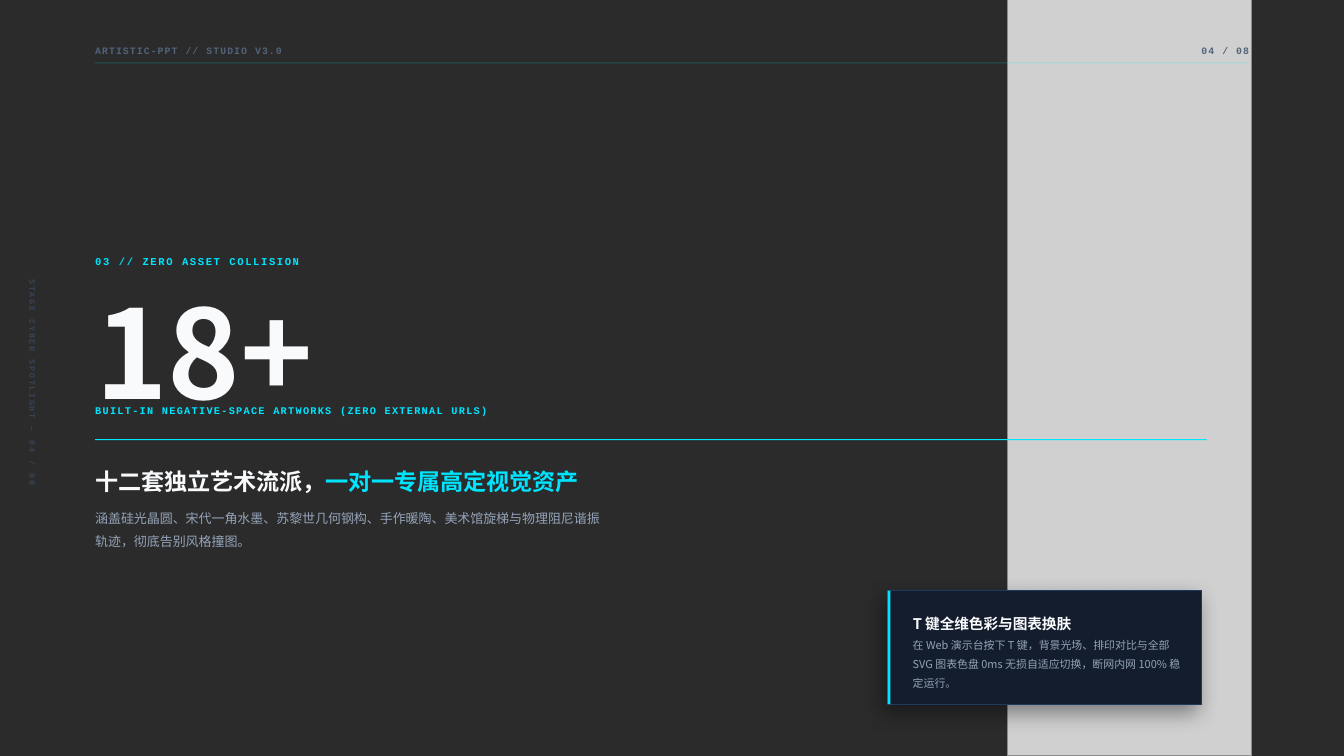
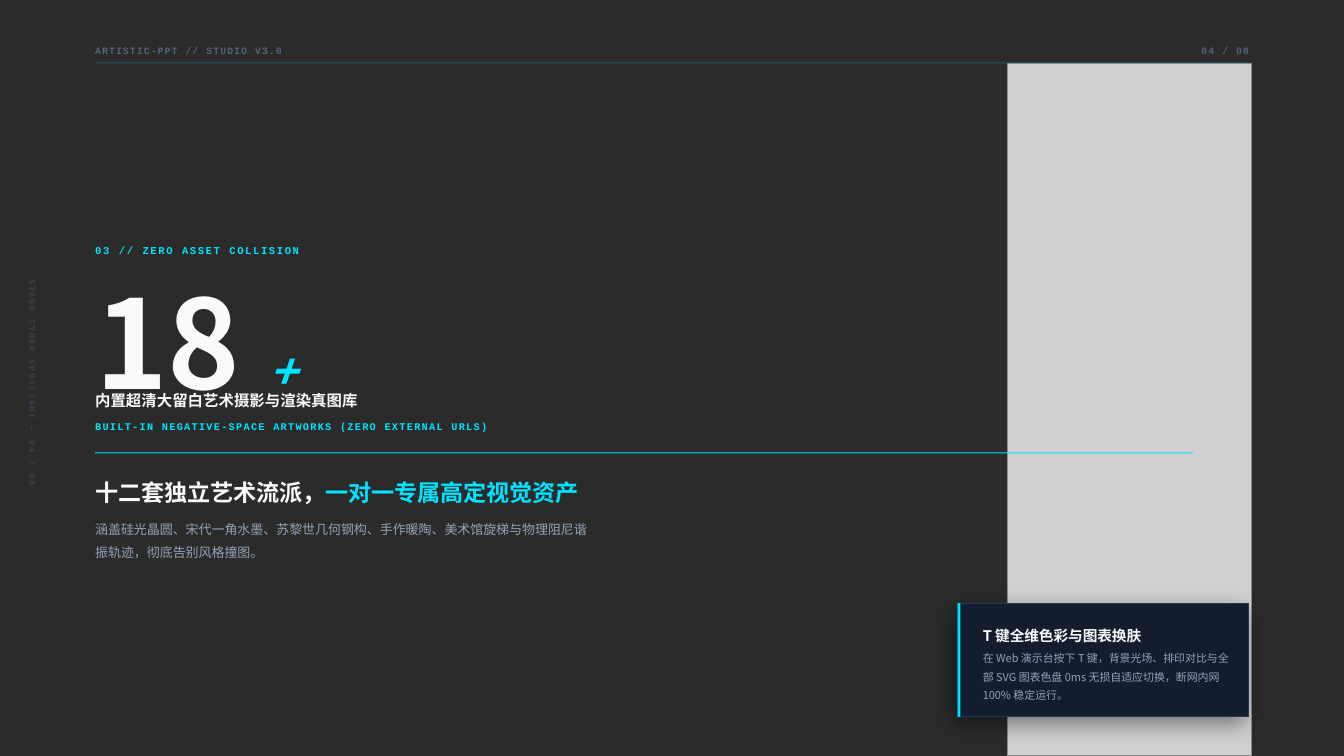
Before and after one commit to tian-yu200/artistic-ppt-studio, a slide deck: slide 4 of demo/artistic-ppt-demo.pptx. Drawn at 1344x756 pixels with LibreOffice and Linux fonts; fonts in the diff are those of the drawing; grey boxes stand for pictures; background and template pictures are left out; a plain dark background stands for a picture behind light text. Boxes give left, top, right and bottom in pixels: in the first picture for what was removed or moved away, otherwise in the second. Text is boxed around its words. In the diff, an @@ line names an element or a change of style, - is before the commit and + after.

```diff
--- a/demo/artistic-ppt-demo.pptx
+++ b/demo/artistic-ppt-demo.pptx
@@ picture: place and size @@
-picture at (1008,0,1252,756)
+picture at (1008,63,1252,756)
@@ text "03 // ZERO ASSET COLLISION": place and size @@
-text "03 // ZERO ASSET COLLISION" at (95,258,299,265)
+text "03 // ZERO ASSET COLLISION" at (95,247,299,254)
@@ text at (95,296,240,408): spaces changed @@
-18+
+18 +
@@ text "BUILT-IN NEGATIVE-SPACE ARTWORKS (ZERO EXTERNAL ...": place and size @@
-text "BUILT-IN NEGATIVE-SPACE ARTWORKS (ZERO EXTERNAL ..." at (95,407,487,416)
+text "BUILT-IN NEGATIVE-SPACE ARTWORKS (ZERO EXTERNAL ..." at (95,423,487,432)
@@ text added at (95,393,357,408), 11 pt, text #F8FAFC, bold @@
+内置超清大留白艺术摄影与渲染真图库
@@ rectangle: place and size @@
-rectangle at (95,440,1207,441)
+rectangle at (95,453,1193,454)
@@ text "十二套独立艺术流派，一对一专属高定视觉资产": place and size @@
-text "十二套独立艺术流派，一对一专属高定视觉资产" at (95,470,578,493)
+text "十二套独立艺术流派，一对一专属高定视觉资产" at (95,481,578,504)
@@ text "涵盖硅光晶圆、宋代一角水墨、苏黎世几何钢构、手作暖陶、美术馆旋梯与物理阻尼谐振轨迹，彻底告别风格撞图。" rewrapped from (95,512,600,547) to (95,523,587,558) @@
@@ rectangle: place and size @@
-rectangle at (888,591,891,705)
+rectangle at (958,603,961,717)
@@ rectangle: place and size @@
-rectangle at (888,591,1202,705)
+rectangle at (958,603,1249,717)
@@ text "T 键全维色彩与图表换肤": place and size @@
-text "T 键全维色彩与图表换肤" at (913,616,1071,630)
+text "T 键全维色彩与图表换肤" at (983,628,1141,642)
@@ text "在 Web 演示台按下 T 键，背景光场、排印对比与全部 ..." rewrapped from (913,640,1180,688) to (983,653,1229,700) @@
```
Also in this commit, not shown: 7 other slides changed, 53 other files.
